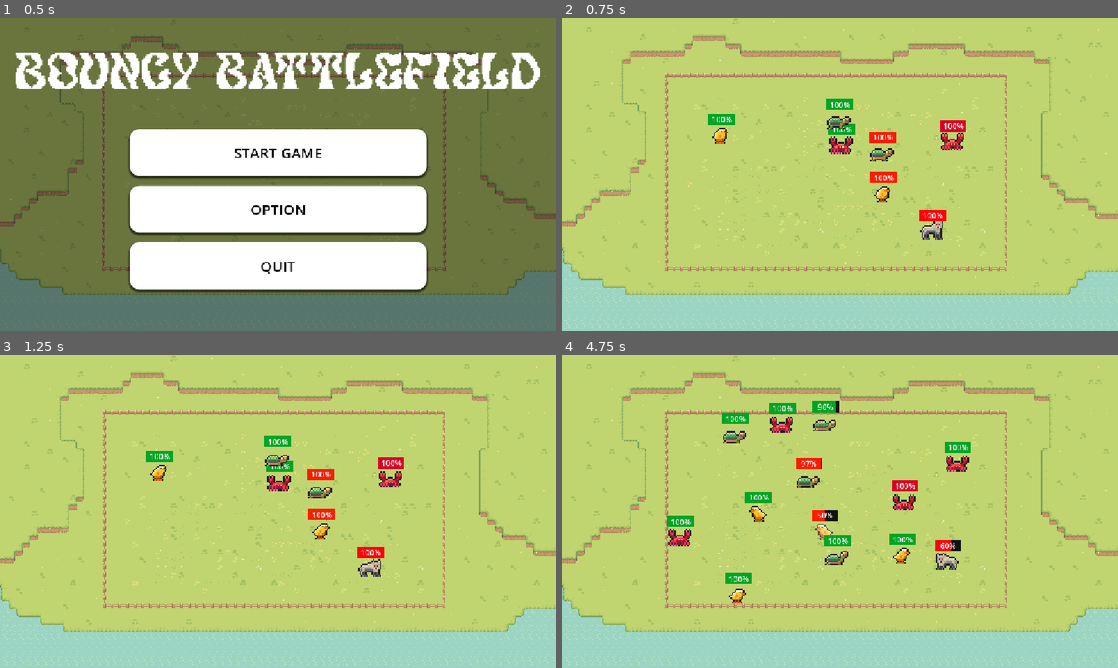
Above: before the commit, frames 1-4 (two rows, left to right).
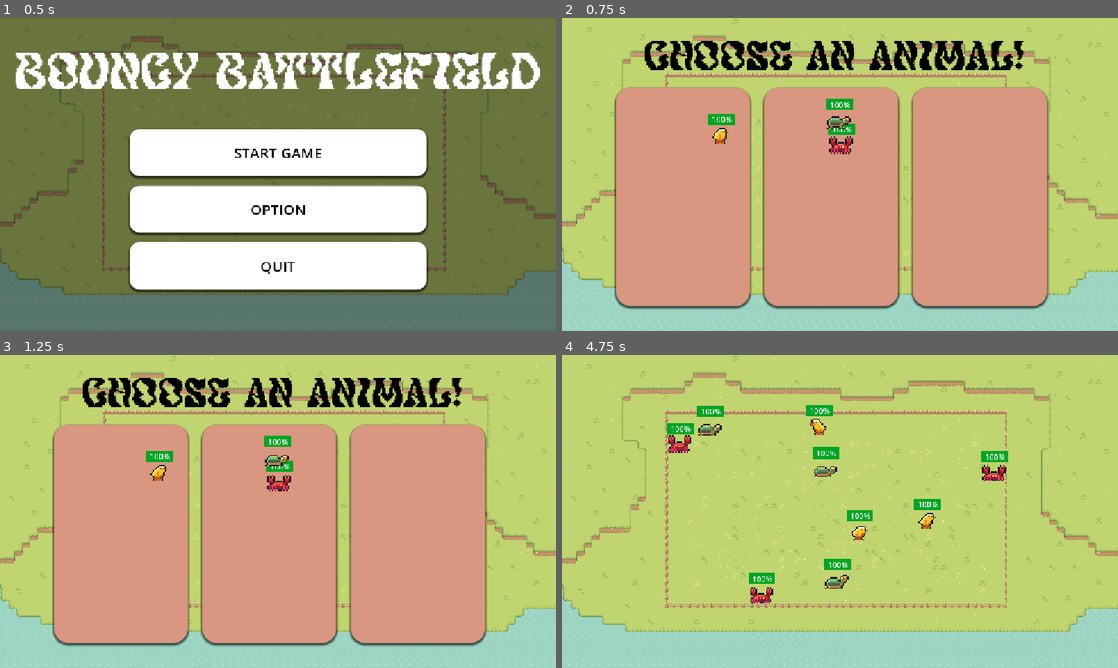
Above: after the commit, the same moments.

Repository: NNKD-Kevin/haven-project
Game: Godot game, scene res://scenes/main_menu.tscn
Two runs of this game, one before a commit and one after it. Both use one fixed random seed, a clock stepped at 60 frames per second and the inputs below.
Inputs (mouse positions are in pixels of both pictures, inside the frame that each line leads up to):
- Up to frame 1 (0.5 s): no input
- Up to frame 2 (0.75 s): click "START GAME" at 0.5 s
- Up to frame 3 (1.25 s): no input
- Up to frame 4 (4.75 s): click (684, 533) at 1.27 s; tap Enter at 2 s; hold Right (ui_right) 2.03-2.78 s; tap Space (start) every 0.75 s from 2.1 to 4.35 s; hold Right (ui_right) 3.53-4.28 s; hold Q (speedup) from 4.28 s (still down)

Frame 1 is identical in both runs. In frame 2, 55% of the frame differs, in the area x 9-88%, y 7-93%; in frame 3, 55%; in frame 4, 6.3%.

Commit message:
Button

Diff:
--- a/haven-game/scenes/main.tscn
+++ b/haven-game/scenes/main.tscn
@@ -2,14 +2,102 @@
 
 [ext_resource type="Texture2D" uid="uid://c4bfhcet3n2qh" path="res://assets/Sprout Lands - Sprites - Basic pack/Tilesets/Grass.png" id="1_o6xl0"]
 [ext_resource type="Script" uid="uid://crxycxa46dpgw" path="res://script/stage_level.gd" id="1_tipki"]
+[ext_resource type="FontFile" uid="uid://cqwa2xlvhatxv" path="res://assets/Pixelout Personal Use Only.ttf" id="2_85g3d"]
 [ext_resource type="Texture2D" uid="uid://c2l4jjr7llacl" path="res://assets/Sprout Lands - Sprites - Basic pack/Tilesets/Fences.png" id="2_tipki"]
 [ext_resource type="Texture2D" uid="uid://dk3nov0xb4p4l" path="res://assets/Sprout Lands - Sprites - Basic pack/Tilesets/Water.png" id="3_85g3d"]
 [ext_resource type="Texture2D" uid="uid://4so7t222clb" path="res://assets/Sprout Lands - Sprites - Basic pack/Tilesets/Hills.png" id="4_choun"]
-[ext_resource type="PackedScene" uid="uid://cpu2fsfhn4oyr" path="res://scenes/bad_crab.tscn" id="6_eb6dy"]
+[ext_resource type="Script" uid="uid://chyi0p7bytlcf" path="res://script/recruit.gd" id="7_o6xl0"]
 [ext_resource type="AudioStream" uid="uid://bbvlv5wwndalv" path="res://assets/Sounds/boss.wav" id="7_trceg"]
-[ext_resource type="PackedScene" uid="uid://de6yskmij0jxq" path="res://scenes/bad_chick.tscn" id="10_choun"]
-[ext_resource type="PackedScene" uid="uid://d0b8v2shfqru7" path="res://scenes/bad_wolf.tscn" id="12_eb6dy"]
-[ext_resource type="PackedScene" uid="uid://c1b2yu7sv7e2o" path="res://scenes/bad_turtle.tscn" id="14_a8y0u"]
+
+[sub_resource type="StyleBoxFlat" id="StyleBoxFlat_eeo6d"]
+bg_color = Color(0.8487718, 0.5894005, 0.5008196, 1)
+corner_radius_top_left = 30
+corner_radius_top_right = 30
+corner_radius_bottom_right = 30
+corner_radius_bottom_left = 30
+corner_detail = 20
+shadow_size = 5
+shadow_offset = Vector2(0, 3.41)
+
+[sub_resource type="StyleBoxFlat" id="StyleBoxFlat_85g3d"]
+bg_color = Color(0.16862746, 0.08627451, 0.05882353, 0.99607843)
+corner_radius_top_left = 30
+corner_radius_top_right = 30
+corner_radius_bottom_right = 30
+corner_radius_bottom_left = 30
+corner_detail = 20
+shadow_size = 5
+shadow_offset = Vector2(0, 3.41)
+
+[sub_resource type="StyleBoxFlat" id="StyleBoxFlat_tipki"]
+bg_color = Color(0.49019608, 0.28627452, 0.21960784, 0.99607843)
+corner_radius_top_left = 30
+corner_radius_top_right = 30
+corner_radius_bottom_right = 30
+corner_radius_bottom_left = 30
+corner_detail = 20
+shadow_size = 5
+shadow_offset = Vector2(0, 3.41)
+
+[sub_resource type="StyleBoxFlat" id="StyleBoxFlat_tefeu"]
+bg_color = Color(0.8487718, 0.5894005, 0.5008196, 1)
+corner_radius_top_left = 30
+corner_radius_top_right = 30
+corner_radius_bottom_right = 30
+corner_radius_bottom_left = 30
+corner_detail = 20
+shadow_size = 5
+shadow_offset = Vector2(0, 3.41)
+
+[sub_resource type="StyleBoxFlat" id="StyleBoxFlat_choun"]
+bg_color = Color(0.16862746, 0.08627451, 0.05882353, 0.99607843)
+corner_radius_top_left = 30
+corner_radius_top_right = 30
+corner_radius_bottom_right = 30
+corner_radius_bottom_left = 30
+corner_detail = 20
+shadow_size = 5
+shadow_offset = Vector2(0, 3.41)
+
+[sub_resource type="StyleBoxFlat" id="StyleBoxFlat_ya4ey"]
+bg_color = Color(0.49019608, 0.28627452, 0.21960784, 0.99607843)
+corner_radius_top_left = 30
+corner_radius_top_right = 30
+corner_radius_bottom_right = 30
+corner_radius_bottom_left = 30
+corner_detail = 20
+shadow_size = 5
+shadow_offset = Vector2(0, 3.41)
+
+[sub_resource type="StyleBoxFlat" id="StyleBoxFlat_o6xl0"]
+bg_color = Color(0.8487718, 0.5894005, 0.5008196, 1)
+corner_radius_top_left = 30
+corner_radius_top_right = 30
+corner_radius_bottom_right = 30
+corner_radius_bottom_left = 30
+corner_detail = 20
+shadow_size = 5
+shadow_offset = Vector2(0, 3.41)
+
+[sub_resource type="StyleBoxFlat" id="StyleBoxFlat_eb6dy"]
+bg_color = Color(0.16862746, 0.08627451, 0.05882353, 0.99607843)
+corner_radius_top_left = 30
+corner_radius_top_right = 30
+corner_radius_bottom_right = 30
+corner_radius_bottom_left = 30
+corner_detail = 20
+shadow_size = 5
+shadow_offset = Vector2(0, 3.41)
+
+[sub_resource type="StyleBoxFlat" id="StyleBoxFlat_trceg"]
+bg_color = Color(0.49019608, 0.28627452, 0.21960784, 0.99607843)
+corner_radius_top_left = 30
+corner_radius_top_right = 30
+corner_radius_bottom_right = 30
+corner_radius_bottom_left = 30
+corner_detail = 20
+shadow_size = 5
+shadow_offset = Vector2(0, 3.41)
 
 [sub_resource type="TileSetAtlasSource" id="TileSetAtlasSource_0xm2m"]
 texture = ExtResource("1_o6xl0")
@@ -226,6 +314,56 @@
 [node name="Game" type="Node2D" unique_id=1046699917]
 script = ExtResource("1_tipki")
 
+[node name="Recruit" type="Node" parent="." unique_id=1860737163]
+
+[node name="Label" type="Label" parent="Recruit" unique_id=1682704947]
+z_index = 5
+offset_left = 170.0
+offset_top = 47.0
+offset_right = 969.0
+offset_bottom = 127.0
+theme_override_colors/font_color = Color(0, 0, 0, 1)
+theme_override_fonts/font = ExtResource("2_85g3d")
+theme_override_font_sizes/font_size = 80
+text = "Choose an animal!"
+
+[node name="HBoxContainer" type="HBoxContainer" parent="Recruit" unique_id=2060210887]
+anchors_preset = 3
+anchor_left = 1.0
+anchor_top = 1.0
+anchor_right = 1.0
+anchor_bottom = 1.0
+offset_left = -1040.0
+offset_top = -504.0
+offset_right = -147.0
+offset_bottom = -52.0
+grow_horizontal = 0
+grow_vertical = 0
+size_flags_horizontal = 4
+theme_override_constants/separation = 30
+script = ExtResource("7_o6xl0")
+
+[node name="Option 1" type="Button" parent="Recruit/HBoxContainer" unique_id=1567284526]
+layout_mode = 2
+size_flags_horizontal = 3
+theme_override_styles/normal = SubResource("StyleBoxFlat_eeo6d")
+theme_override_styles/pressed = SubResource("StyleBoxFlat_85g3d")
+theme_override_styles/hover = SubResource("StyleBoxFlat_tipki")
+
+[node name="Option2" type="Button" parent="Recruit/HBoxContainer" unique_id=46177921]
+layout_mode = 2
+size_flags_horizontal = 3
+theme_override_styles/normal = SubResource("StyleBoxFlat_tefeu")
+theme_override_styles/pressed = SubResource("StyleBoxFlat_choun")
+theme_override_styles/hover = SubResource("StyleBoxFlat_ya4ey")
+
+[node name="Option3" type="Button" parent="Recruit/HBoxContainer" unique_id=1170694630]
+layout_mode = 2
+size_flags_horizontal = 3
+theme_override_styles/normal = SubResource("StyleBoxFlat_o6xl0")
+theme_override_styles/pressed = SubResource("StyleBoxFlat_eb6dy")
+theme_override_styles/hover = SubResource("StyleBoxFlat_trceg")
+
 [node name="TileMap" type="TileMap" parent="." unique_id=1151433845]
 tile_set = SubResource("TileSet_eeo6d")
 format = 2
@@ -238,18 +376,10 @@
 layer_3/name = " fences"
 layer_3/tile_data = PackedInt32Array(458765, 65537, 0, 458809, 196609, 0, 2097165, 65537, 2, 2097209, 196609, 2, 209716 …(5998 unchanged characters)…
 
-[node name="CharacterBody2D2" parent="." unique_id=1891097937 instance=ExtResource("6_eb6dy")]
-position = Vector2(809, 250)
-
 [node name="AudioStreamPlayer2D" type="AudioStreamPlayer2D" parent="." unique_id=898344478]
 stream = ExtResource("7_trceg")
 autoplay = true
 
-[node name="CharacterBody2D4" parent="." unique_id=849377490 instance=ExtResource("10_choun")]
-position = Vector2(665, 357)
-
-[node name="CharacterBody2D7" parent="." unique_id=142884348 instance=ExtResource("12_eb6dy")]
-position = Vector2(766, 435)
-
-[node name="CharacterBody2D9" parent="." unique_id=774248660 instance=ExtResource("14_a8y0u")]
-position = Vector2(663, 273)
+[connection signal="pressed" from="Recruit/HBoxContainer/Option 1" to="Recruit/HBoxContainer" method="_on_option_1_pressed"]
+[connection signal="pressed" from="Recruit/HBoxContainer/Option2" to="Recruit/HBoxContainer" method="_on_option_2_pressed"]
+[connection signal="pressed" from="Recruit/HBoxContainer/Option3" to="Recruit/HBoxContainer" method="_on_option_3_pressed"]
--- /dev/null
+++ b/haven-game/script/recruit.gd
@@ -0,0 +1,16 @@
+extends HBoxContainer
+@onready var h_box_container: HBoxContainer = $"."
+@onready var label: Label = $"../Label"
+
+func _ready():
+	h_box_container.visible = true
+	label.visible = true
+func _on_option_1_pressed() -> void:
+	h_box_container.visible = false
+	label.visible = false
+func _on_option_2_pressed() -> void:
+	h_box_container.visible = false
+	label.visible = false
+func _on_option_3_pressed() -> void:
+	h_box_container.visible = false
+	label.visible = false
--- a/haven-game/script/stage_level.gd
+++ b/haven-game/script/stage_level.gd
@@ -8,6 +8,7 @@
 var good_turtle_path=preload("res://scenes/good_turtle.tscn")
 var bad_turtle_path=preload("res://scenes/bad_turtle.tscn")
 @onready var audio_stream_player_2d: AudioStreamPlayer2D = $AudioStreamPlayer2D
+@onready var h_box_container: HBoxContainer = $HBoxContainer
 
 var starting_nodes:int
 var current_nodes:int
@@ -43,3 +44,10 @@
 	if Input.is_action_just_pressed("ui_right"):
 		for animal in Global.animals:
 			spawn_type(animal)
+
+
+
+
+
+func _on_button_2_pressed() -> void:
+	pass # Replace with function body.
Not shown, added: haven-game/script/recruit.gd.uid
